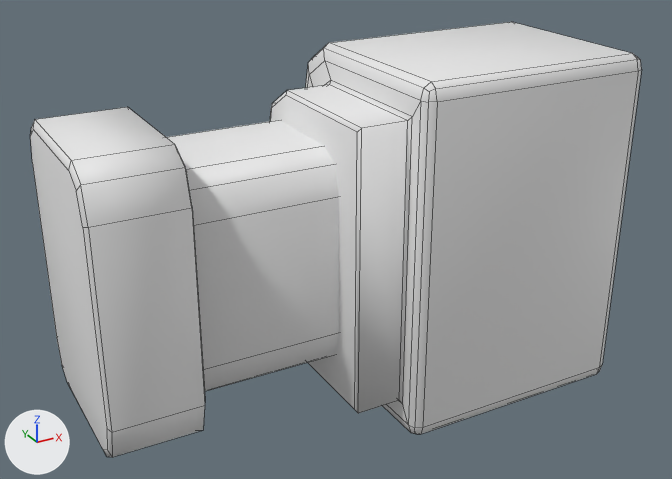
What one commit did to the FBX model BalloonFlow/Assets/Resources/Modeling/Baricade.fbx.
The view is the same before and after, from a 50 mm camera at (-1.88, -2.81, 1.38) aimed at (-0.35, -0.05, -0.01). The lights are fixed; the arrows at lower left show +X, +Y and +Z. The first picture is the older version. Mesh edges are drawn as thin lines. Where no turn or scale is listed for an object, it has been applied to the vertices.

Objects in the first picture: 'Barricade', 'BarricadeBody', 'Edge'.
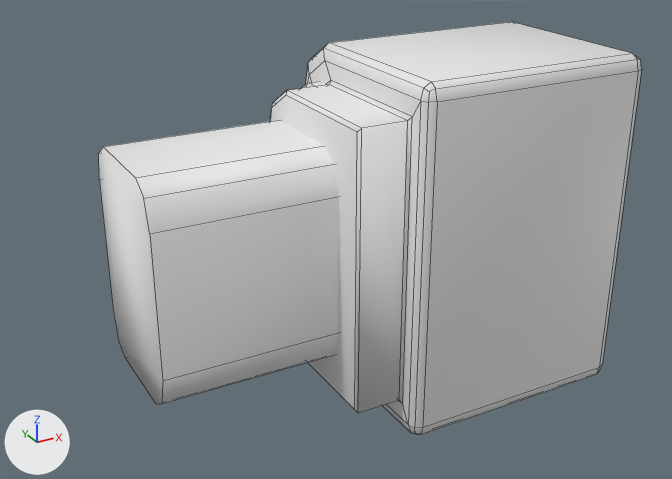
The change, as JSON lines over the scene's bpy script:
```json
{"block": "me_cube_004", "where": "# used by ob_edge; location = (-16.759, 0.0, 0.0)"}
{"op": "remove", "block": "me_cube_004", "code": "me_cube_004.from_pydata(...)  # 48 vertices, 38 faces; spans x 15.431..15.761, y -0.345..0.345, z -0.514..0.514"}
{"op": "add", "block": "me_cube_004", "code": "me_cube_004.from_pydata(...)  # 48 vertices, 38 faces; spans x -0.33..0.0, y -0.345..0.345, z -0.514..0.514"}
{"block": "me_cube_004", "change": "me_cube_004 part 1: the whole mesh is moved by (-15.761, 0.0, 0.0)"}
{"op": "set", "path": "ob_edge.location", "old": "(-16.759, 0.0, 0.0)", "new": "(0.0, 0.0, 0.0)"}
```

What differs and where, as boxes (x1, y1, x2, y2) in the pictures (672 x 479 px):
```json
{"object": "Edge", "change": "moved", "before": [30, 107, 205, 457], "after": [301, 82, 324, 89], "on screen": "mostly hidden afterwards"}
```
